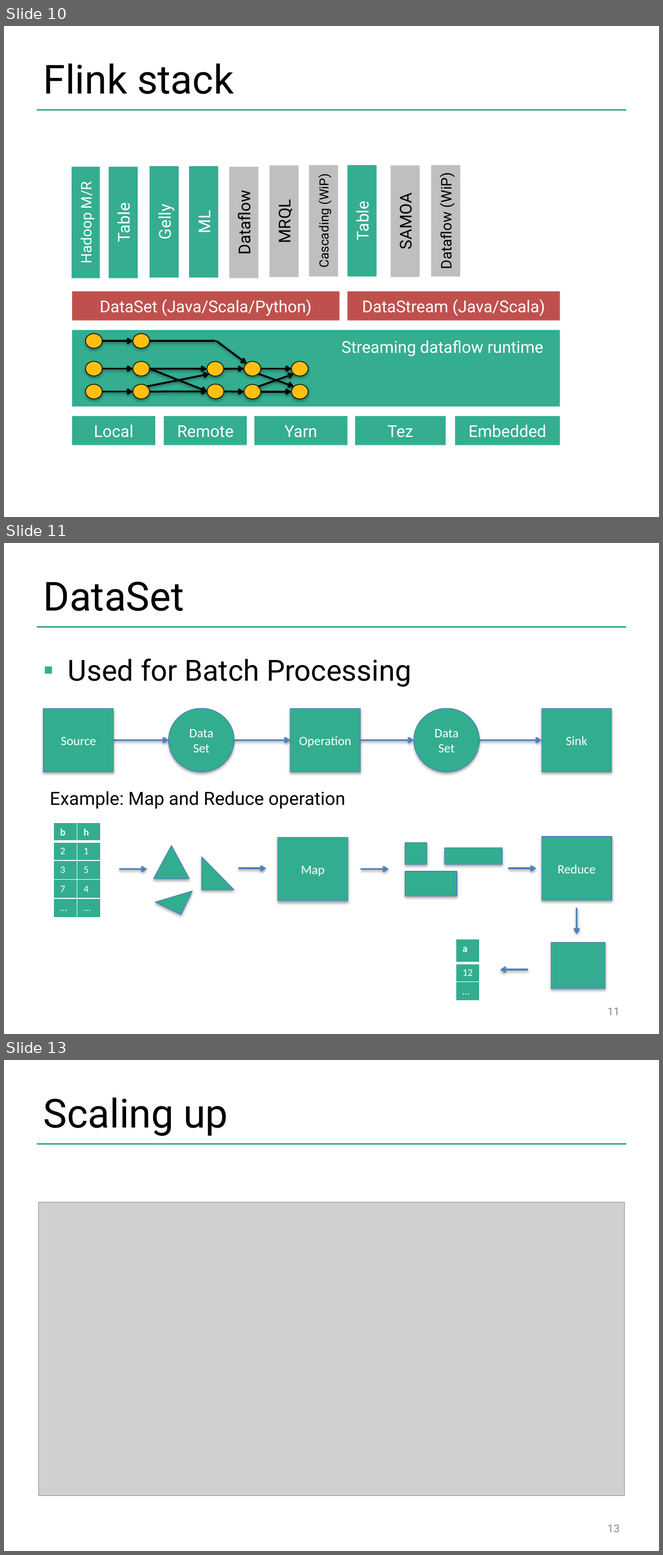
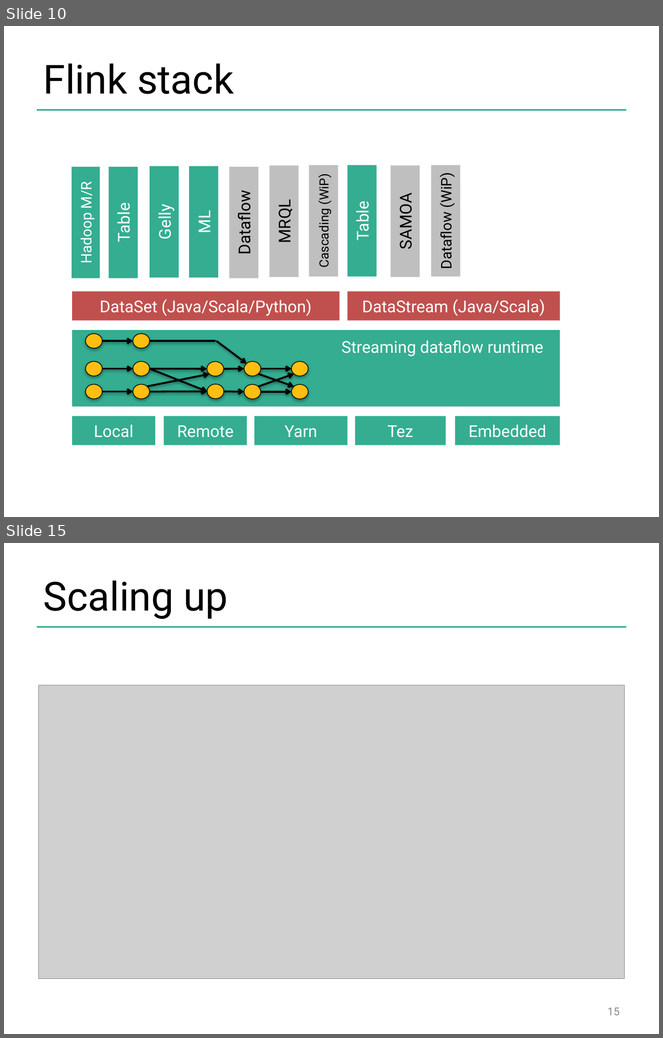
Before and after one commit to dataArtisans/flink-training-web, a slide deck: slides/flink_overview.pptx. Shown one above the other, each under a label of ours: slides 10, 11 and 13 before the commit, slides 10 and 15 after it; the slides between them are not shown. The pictures are 663x1555 and 663x1038 pixels, drawn with LibreOffice and Linux fonts; fonts in the diff are those of the drawing; grey boxes stand for pictures; background and template pictures are left out. Boxes give left, top, right and bottom in pixels: in the first picture for what was removed or moved away, otherwise in the second. Text is boxed around its words. In the diff, an @@ line names an element or a change of style, - is before the commit and + after.

```diff
--- a/slides/flink_overview.pptx
+++ b/slides/flink_overview.pptx
@@ slide 11 removed at (x1=4, y1=543, x2=659, y2=1034), background #FFFFFF; not listed: 1 template element that a slide beside it also shows @@
@@ title removed at (x1=44, y1=581, x2=184, y2=611) @@
-DataSet
@@ text removed at (x1=68, y1=658, x2=411, y2=687) @@
-▪ Used for Batch Processing
@@ rectangle removed at (x1=44, y1=709, x2=113, y2=772) @@
-Source
@@ ellipse removed at (x1=168, y1=709, x2=234, y2=772) @@
-Data Set
@@ rectangle removed at (x1=291, y1=709, x2=360, y2=772) @@
-Operation
@@ ellipse removed at (x1=414, y1=709, x2=480, y2=772) @@
-Data Set
@@ rectangle removed at (x1=542, y1=709, x2=612, y2=772) @@
-Sink
@@ arrow removed from (113, 740) to (168, 740) @@
@@ arrow removed from (234, 740) to (291, 740) @@
@@ arrow removed from (360, 740) to (414, 740) @@
@@ arrow removed from (480, 740) to (542, 740) @@
@@ text removed at (x1=50, y1=791, x2=346, y2=809) @@
-Example: Map and Reduce operation
@@ table removed at (x1=54, y1=823, x2=101, y2=916), 5 rows, 2 columns @@
-b | h
-2 | 1
-3 | 5
-7 | 4
-… | …
@@ rectangle removed at (x1=278, y1=838, x2=348, y2=901) @@
-Map
@@ rectangle removed at (x1=542, y1=836, x2=612, y2=900) @@
-Reduce
@@ triangle removed at (x1=153, y1=846, x2=189, y2=879) @@
@@ rectangle removed at (x1=405, y1=843, x2=427, y2=864) @@
@@ rectangle removed at (x1=444, y1=848, x2=502, y2=864) @@
@@ arrow removed from (119, 869) to (148, 869) @@
@@ right triangle removed at (x1=202, y1=857, x2=235, y2=890) @@
@@ arrow removed from (239, 869) to (266, 869) @@
@@ arrow removed from (361, 869) to (389, 869) @@
@@ arrow removed from (508, 869) to (536, 869) @@
@@ right triangle removed at (x1=155, y1=879, x2=192, y2=915) @@
@@ rectangle removed at (x1=405, y1=872, x2=457, y2=897) @@
@@ arrow removed from (577, 908) to (577, 934) @@
@@ table removed at (x1=456, y1=939, x2=480, y2=1000), 3 rows, 1 columns @@
-a
-12
-…
@@ rectangle removed at (x1=551, y1=943, x2=606, y2=989) @@
@@ arrow removed from (528, 970) to (500, 970) @@
@@ page number removed at (x1=608, y1=1008, x2=620, y2=1016) @@
-11
@@ what was slide 13 is now slide 15 @@
@@ page number at (x1=608, y1=1008, x2=620, y2=1016): text changed @@
-13
+15
```
Also in this commit, not shown: 6 slides changed, 2 slides added, 2 other slides removed.
